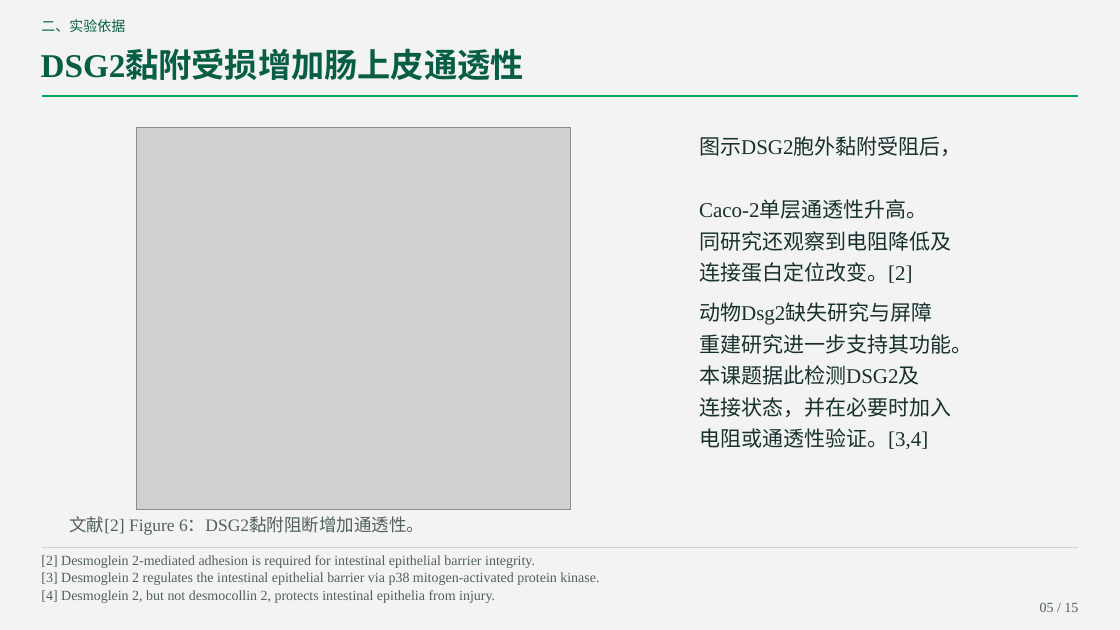
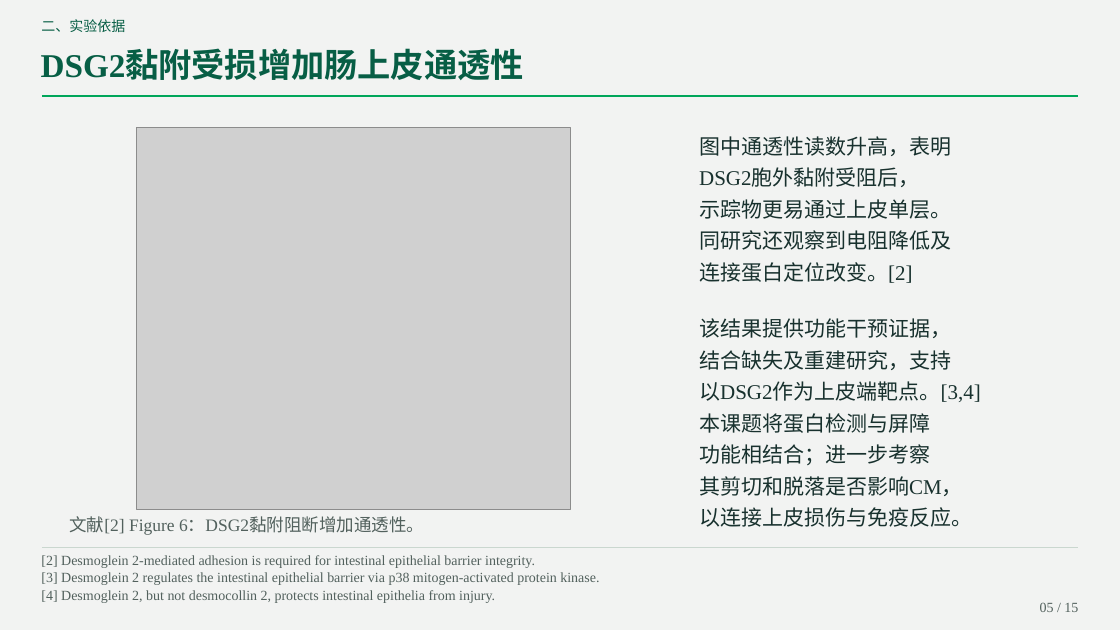
Before and after one commit to lizizhizhi-ai/111111, a slide deck: slide 5 of DSG2_Siglec_journal.pptx. Drawn at 1120x630 pixels with LibreOffice and Linux fonts; fonts in the diff are those of the drawing; grey boxes stand for pictures. Boxes give left, top, right and bottom in pixels: in the first picture for what was removed or moved away, otherwise in the second. Text is boxed around its words. In the diff, an @@ line names an element or a change of style, - is before the commit and + after.

```diff
--- a/DSG2_Siglec_journal.pptx
+++ b/DSG2_Siglec_journal.pptx
@@ text at [699,136,951,283]: text changed @@
-图示DSG2胞外黏附受阻后，
-Caco-2单层通透性升高。
-同研究还观察到电阻降低及
-连接蛋白定位改变。[2]
+图中通透性读数升高，表明
+DSG2胞外黏附受阻后，
+示踪物更易通过上皮单层。
+同研究还观察到电阻降低及
+连接蛋白定位改变。[2]
@@ text at [699,318,981,527]: text changed @@
-动物Dsg2缺失研究与屏障
-重建研究进一步支持其功能。
-本课题据此检测DSG2及
-连接状态，并在必要时加入
-电阻或通透性验证。[3,4]
+该结果提供功能干预证据，
+结合缺失及重建研究，支持
+以DSG2作为上皮端靶点。[3,4]
+本课题将蛋白检测与屏障
+功能相结合；进一步考察
+其剪切和脱落是否影响CM，
+以连接上皮损伤与免疫反应。
```
Also in this commit, not shown: 13 other slides changed, 2 other files.
